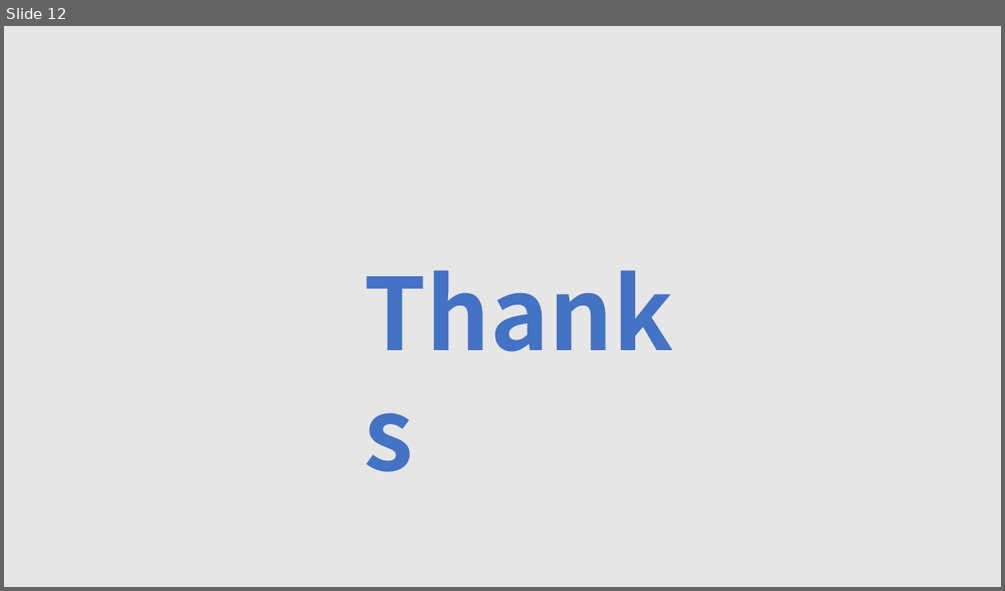
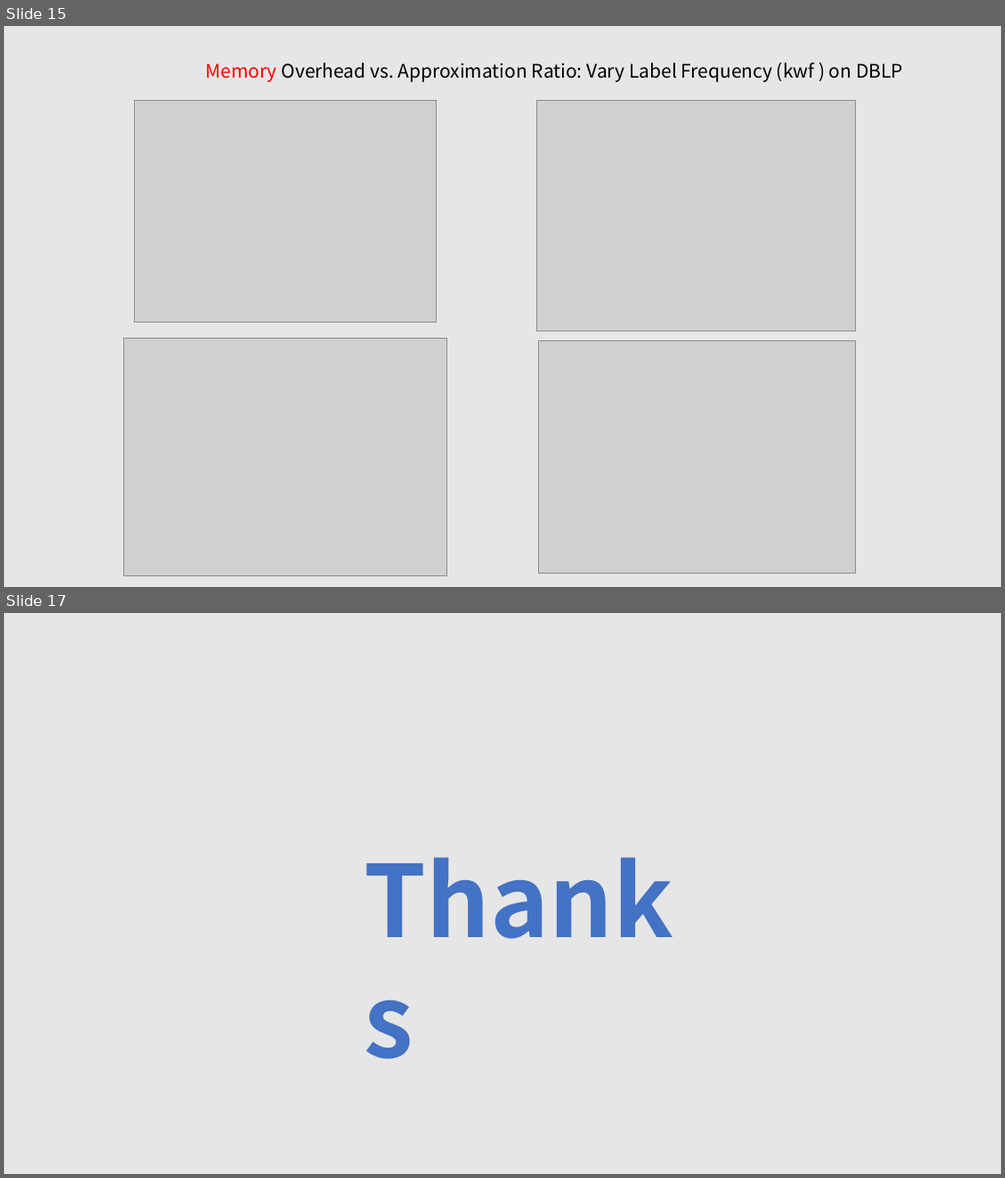
Before and after one commit to tianzhuwei/PPT, a slide deck: Efficient and Progressive GST Search.pptx. Shown one above the other, each under a label of ours: slide 12 before the commit, slides 15 and 17 after it; the slides between them are not shown. The pictures are 1005x591 and 1005x1178 pixels, drawn with LibreOffice and Linux fonts; fonts in the diff are those of the drawing; grey boxes stand for pictures. Boxes give left, top, right and bottom in pixels: in the first picture for what was removed or moved away, otherwise in the second. Text is boxed around its words. In the diff, an @@ line names an element or a change of style, - is before the commit and + after.

```diff
--- a/Efficient and Progressive GST Search.pptx
+++ b/Efficient and Progressive GST Search.pptx
@@ slide 15 added at bbox=[4, 26, 1001, 587], background #E7E6E6 @@
@@ text added at bbox=[205, 62, 903, 82], 18 pt, text #000000 @@
+Memory Overhead vs. Approximation Ratio: Vary Label Frequency (kwf ) on DBLP
@@ picture added at bbox=[135, 100, 437, 322] @@
@@ picture added at bbox=[537, 100, 856, 330] @@
@@ picture added at bbox=[123, 338, 446, 576] @@
@@ picture added at bbox=[539, 340, 856, 572] @@
@@ what was slide 12 is now slide 17 @@
```
Also in this commit, not shown: 4 slides changed, 6 other slides added, 2 slides removed.
